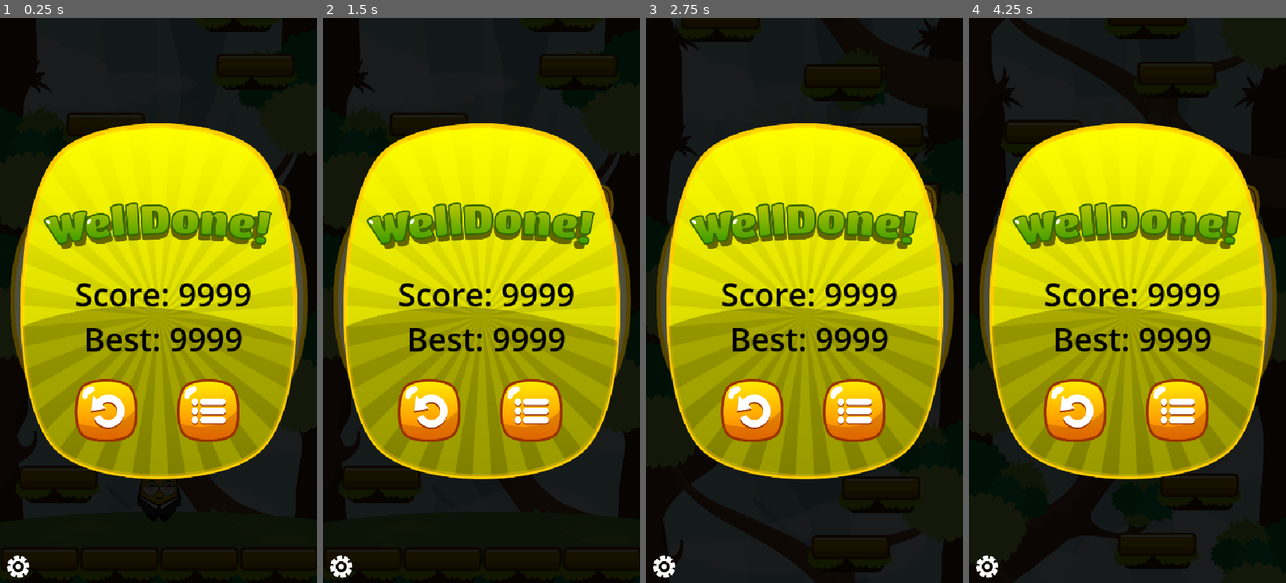
Above: before the commit, frames 1-4 (left to right).
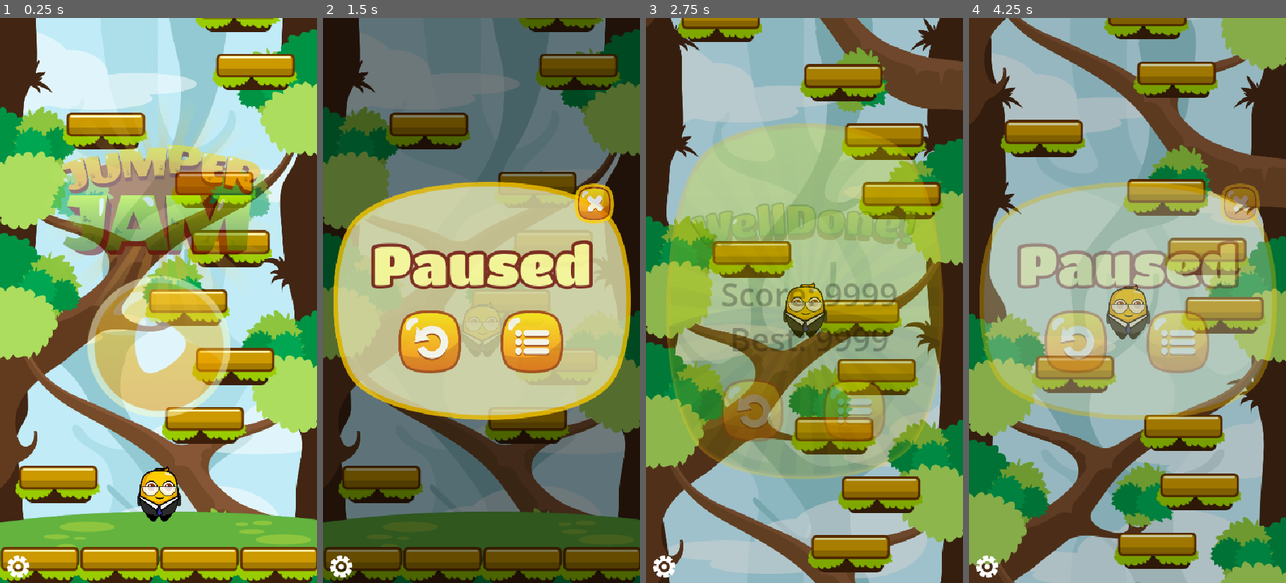
Above: after the commit, the same moments.

Repository: woliveiras/jumper-jam
Game: Godot game, scene res://scenes/main.tscn
Two runs of this game, one before a commit and one after it. Both use one fixed random seed, a clock stepped at 60 frames per second and the inputs below.
Inputs (mouse positions are in pixels of both pictures, inside the frame that each line leads up to):
- Up to frame 1 (0.25 s): no input
- Up to frame 2 (1.5 s): click (427, 340) at 0.52 s; click (532, 340) at 1.27 s
- Up to frame 3 (2.75 s): click (750, 340) at 2.02 s
- Up to frame 4 (4.25 s): click (1073, 407) at 2.77 s; click (1178, 407) at 3.5 s

The runs differ from the first frame. In frame 1, 99% of the frame differs, in the area x 0-100%, y 0-100%; in frame 2, 99%; in frame 3, 99%; in frame 4, 100%.

Commit message:
add change_screen function

Diff:
--- a/scenes/game_over_screen.tscn
+++ b/scenes/game_over_screen.tscn
@@ -1,5 +1,6 @@
-[gd_scene load_steps=7 format=3 uid="uid://dq1qwd27i76gr"]
+[gd_scene load_steps=8 format=3 uid="uid://dq1qwd27i76gr"]
 
+[ext_resource type="Script" uid="uid://bstb2expk6fy6" path="res://scripts/base_screen.gd" id="1_5i0af"]
 [ext_resource type="Texture2D" uid="uid://bxbtlko3iyw3h" path="res://assets/textures/ui/Box04.png" id="1_xx0b3"]
 [ext_resource type="Texture2D" uid="uid://krims34fmhnn" path="res://assets/textures/ui/Welldone.png" id="2_xx0b3"]
 [ext_resource type="PackedScene" uid="uid://cfjen0lxlwm5j" path="res://scenes/screen_button.tscn" id="3_nh6my"]
@@ -17,6 +18,7 @@
 anchor_bottom = 1.0
 grow_horizontal = 2
 grow_vertical = 2
+script = ExtResource("1_5i0af")
 
 [node name="BlackBG" type="ColorRect" parent="."]
 layout_mode = 1
--- a/scenes/pause_screen.tscn
+++ b/scenes/pause_screen.tscn
@@ -1,6 +1,7 @@
-[gd_scene load_steps=7 format=3 uid="uid://dc38sjki8wxat"]
+[gd_scene load_steps=8 format=3 uid="uid://dc38sjki8wxat"]
 
 [ext_resource type="Texture2D" uid="uid://cxopdhb8tkfg5" path="res://assets/textures/ui/Box02.png" id="1_gchx3"]
+[ext_resource type="Script" uid="uid://bstb2expk6fy6" path="res://scripts/base_screen.gd" id="1_o31j6"]
 [ext_resource type="Texture2D" uid="uid://bwdjlmtjc1g43" path="res://assets/textures/ui/PausedText.png" id="2_qeunj"]
 [ext_resource type="PackedScene" uid="uid://cfjen0lxlwm5j" path="res://scenes/screen_button.tscn" id="3_27awe"]
 [ext_resource type="Texture2D" uid="uid://br825yk4hga43" path="res://assets/textures/ui/RestartBtn.png" id="4_duq8p"]
@@ -14,6 +15,7 @@
 anchor_bottom = 1.0
 grow_horizontal = 2
 grow_vertical = 2
+script = ExtResource("1_o31j6")
 
 [node name="BlackBG" type="ColorRect" parent="."]
 layout_mode = 1
@@ -55,7 +57,7 @@
 grow_vertical = 2
 texture = ExtResource("2_qeunj")
 
-[node name="PauseScreenRetry" parent="Box" instance=ExtResource("3_27awe")]
+[node name="PauseRetry" parent="Box" instance=ExtResource("3_27awe")]
 layout_mode = 0
 offset_left = 110.5
 offset_top = 218.0
@@ -65,7 +67,7 @@
 ignore_texture_size = true
 stretch_mode = 0
 
-[node name="PauseScreenBack" parent="Box" instance=ExtResource("3_27awe")]
+[node name="PauseBack" parent="Box" instance=ExtResource("3_27awe")]
 offset_left = 284.5
 offset_top = 218.0
 offset_right = 391.5
@@ -74,7 +76,7 @@
 ignore_texture_size = true
 stretch_mode = 0
 
-[node name="CloseButton" parent="Box" instance=ExtResource("3_27awe")]
+[node name="PauseClose" parent="Box" instance=ExtResource("3_27awe")]
 offset_left = 410.5
 offset_top = 3.0
 offset_right = 477.5
--- a/scenes/screens.tscn
+++ b/scenes/screens.tscn
@@ -25,6 +25,7 @@
 anchor_bottom = 1.0
 grow_horizontal = 2
 grow_vertical = 2
+mouse_filter = 2
 
 [node name="ConsoleLog" type="Control" parent="Debug" groups=["debug_console"]]
 layout_mode = 1
--- a/scenes/title_screen.tscn
+++ b/scenes/title_screen.tscn
@@ -1,6 +1,7 @@
-[gd_scene load_steps=7 format=3 uid="uid://xb5uom6uehxs"]
+[gd_scene load_steps=8 format=3 uid="uid://xb5uom6uehxs"]
 
 [ext_resource type="Texture2D" uid="uid://d28fj71g61dcd" path="res://assets/textures/ui/BigLogo.png" id="1_fgkus"]
+[ext_resource type="Script" uid="uid://bstb2expk6fy6" path="res://scripts/base_screen.gd" id="1_mgrm8"]
 [ext_resource type="PackedScene" uid="uid://cfjen0lxlwm5j" path="res://scenes/screen_button.tscn" id="2_sa3yf"]
 [ext_resource type="Texture2D" uid="uid://dfgbu4r24v5wl" path="res://assets/textures/ui/PlayBtn.png" id="3_s4lrb"]
 
@@ -11,7 +12,7 @@
 tracks/0/type = "value"
 tracks/0/imported = false
 tracks/0/enabled = true
-tracks/0/path = NodePath("Control/Play:position")
+tracks/0/path = NodePath("Control/TitlePlay:position")
 tracks/0/interp = 2
 tracks/0/loop_wrap = true
 tracks/0/keys = {
@@ -26,7 +27,7 @@
 tracks/0/type = "value"
 tracks/0/imported = false
 tracks/0/enabled = true
-tracks/0/path = NodePath("Control/Play:position")
+tracks/0/path = NodePath("Control/TitlePlay:position")
 tracks/0/interp = 1
 tracks/0/loop_wrap = true
 tracks/0/keys = {
@@ -49,6 +50,7 @@
 anchor_bottom = 1.0
 grow_horizontal = 2
 grow_vertical = 2
+script = ExtResource("1_mgrm8")
 
 [node name="Control" type="Control" parent="."]
 layout_mode = 1
@@ -80,7 +82,7 @@
 texture = ExtResource("1_fgkus")
 expand_mode = 1
 
-[node name="Play" parent="Control" instance=ExtResource("2_sa3yf")]
+[node name="TitlePlay" parent="Control" instance=ExtResource("2_sa3yf")]
 layout_mode = 1
 anchors_preset = 8
 anchor_left = 0.5
--- /dev/null
+++ b/scripts/base_screen.gd
@@ -0,0 +1,18 @@
+extends Control
+
+func _ready() -> void:
+	visible = false
+	modulate.a = 0.0
+	get_tree().call_group("buttons", "set_disabled", true)
+
+func appear():
+	visible = true
+	var tween = get_tree().create_tween()
+	tween.tween_property(self, "modulate:a", 1.0, 0.5)
+	return tween
+
+func disappear():
+	get_tree().call_group("buttons", "set_disabled", true)
+	var tween = get_tree().create_tween()
+	tween.tween_property(self, "modulate:a", 0.0, 0.5)
+	return tween
--- a/scripts/screen_button.gd
+++ b/scripts/screen_button.gd
@@ -1,4 +1,5 @@
 extends TextureButton
+class_name ScreenButton
 
 signal clicked(button)
 
--- a/scripts/screens.gd
+++ b/scripts/screens.gd
@@ -1,13 +1,55 @@
 extends CanvasLayer
 
 @onready var console = $Debug/ConsoleLog
+@onready var title_screen = $TitleScreen
+@onready var pause_screen = $PauseScreen
+@onready var game_over_screen = $GameOverScreen
 
+var current_screen = null
 
 func _ready() -> void:
 	console.visible = false
+
+	register_buttons()
+	change_screen(title_screen)
 
 func _process(_delta: float) -> void:
 	pass
 
 func _on_toggle_console_pressed() -> void:
 	console.visible = !console.visible
+
+func register_buttons():
+	var buttons = get_tree().get_nodes_in_group("buttons")
+
+	if buttons.size() > 0:
+		for button in buttons:
+			if button is ScreenButton:
+				button.clicked.connect(_on_button_pressed)
+
+func _on_button_pressed(button):
+	match button.name:
+		"TitlePlay":
+			change_screen(pause_screen)
+		"PauseRetry":
+			change_screen(game_over_screen)
+		"PauseBack":
+			change_screen(pause_screen)
+		"PauseClose":
+			change_screen(pause_screen)
+		"GameOverRetry":
+			change_screen(title_screen)
+		"GameOverBack":
+			change_screen(pause_screen)
+
+func change_screen(screen_name):
+	if current_screen:
+		var disappear_tween = current_screen.disappear()
+		await(disappear_tween.finished)
+		current_screen.visible = false
+
+	current_screen = screen_name
+	if current_screen:
+		var appear_tween = current_screen.appear()
+		await(appear_tween.finished)
+		get_tree().call_group("buttons", "set_disabled", false)
Not shown, added: scripts/base_screen.gd.uid
